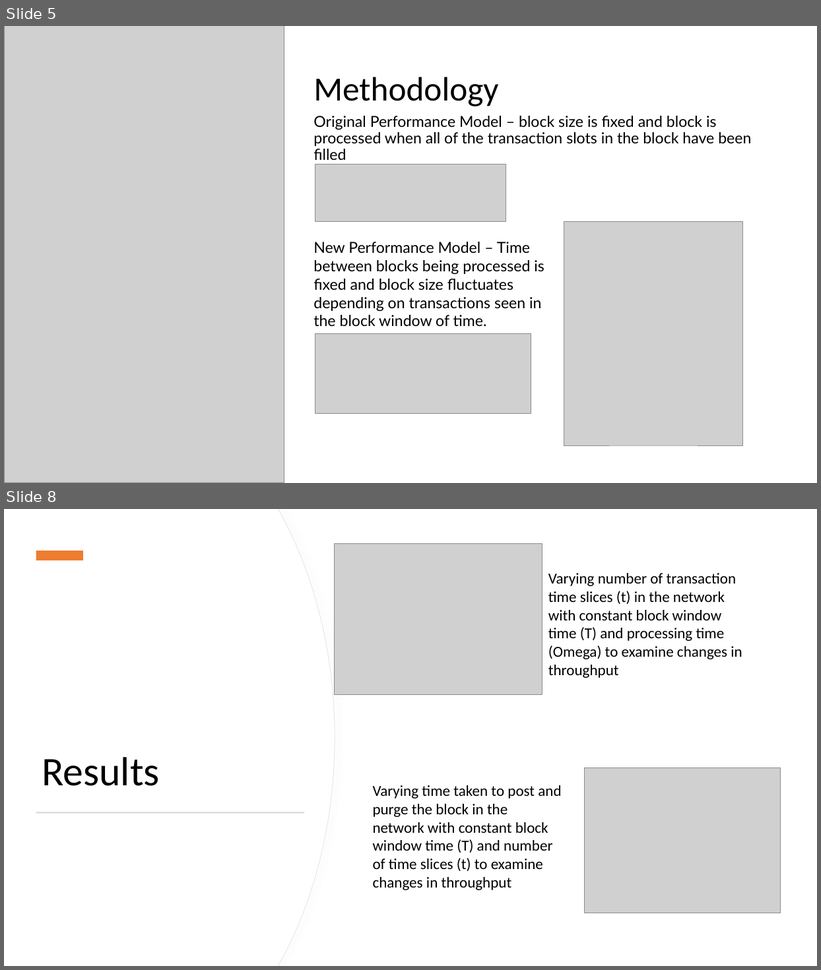
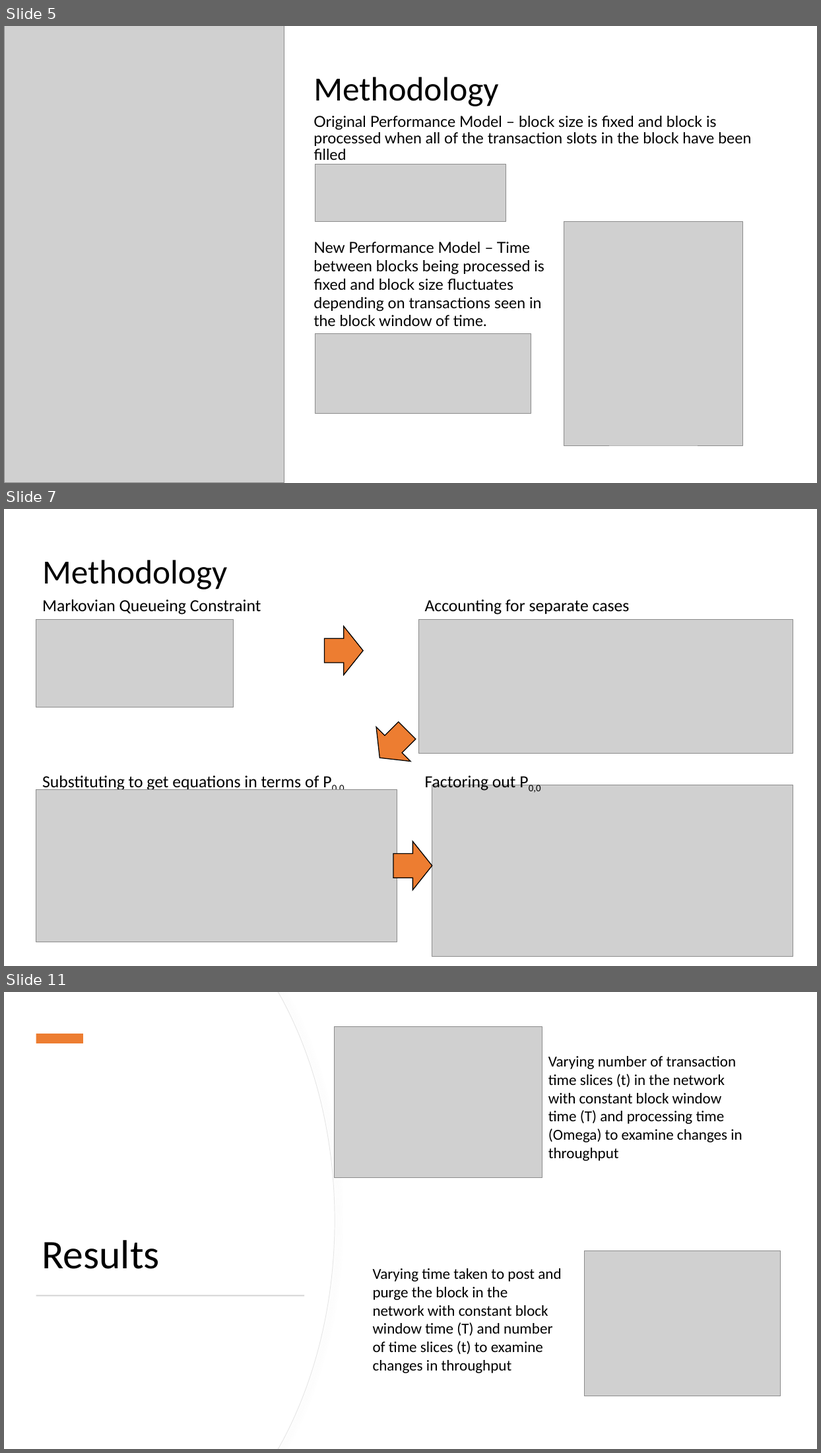
Before and after one commit to andrewqsmith/Block-Size-Optimization-for-VBASBS-Queueing-Model-for-Blockchain, a slide deck: Group Presentation.pptx. Shown one above the other, each under a label of ours: slides 5 and 8 before the commit, slides 5, 7 and 11 after it; the slides between them are not shown. The pictures are 821x970 and 821x1453 pixels, drawn with LibreOffice and Linux fonts; fonts in the diff are those of the drawing; grey boxes stand for pictures. Boxes give left, top, right and bottom in pixels: in the first picture for what was removed or moved away, otherwise in the second. Text is boxed around its words. In the diff, an @@ line names an element or a change of style, - is before the commit and + after.

Commit message:
Added four slides for equations and metrics

```diff
--- a/Group Presentation.pptx
+++ b/Group Presentation.pptx
@@ slide 7 added at (4, 509, 817, 966), background #FFFFFF @@
@@ title added at (42, 560, 227, 590), 40 pt, text #000000 @@
+Methodology
@@ text added at (42, 599, 261, 615), 20 pt, text #000000 @@
+Markovian Queueing Constraint
@@ text added at (425, 599, 630, 615), 20 pt, text #000000 @@
+Accounting for separate cases
@@ picture added at (36, 620, 234, 707) @@
@@ right arrow added at (324, 626, 362, 675), fill #ED7D31, outline #000000 1 pt @@
@@ picture added at (418, 620, 793, 754) @@
@@ right arrow added at (362, 714, 424, 775), fill #ED7D31, outline #000000 1 pt @@
@@ text added at (42, 776, 345, 791), 20 pt, text #000000 @@
+Substituting to get equations in terms of P0,0
@@ text added at (425, 774, 541, 793), 20 pt, text #000000 @@
+Factoring out P0,0
@@ picture added at (432, 786, 793, 957) @@
@@ picture added at (36, 790, 397, 942) @@
@@ right arrow added at (394, 842, 432, 890), fill #ED7D31, outline #000000 1 pt @@
@@ what was slide 8 is now slide 11 @@
```
Also in this commit, not shown: 1 slide changed, 3 other slides added, 1 slide removed.
